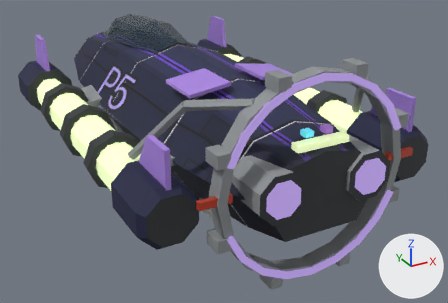
An edit to the glTF model public/assets/garage/frames/corona.glb, drawn before and after from the same camera.
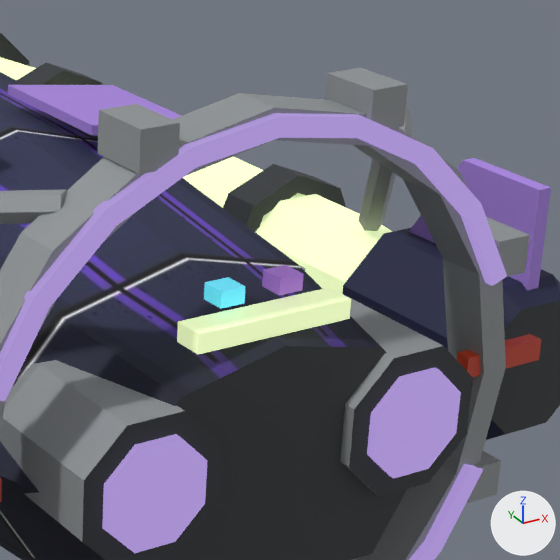
Each version appears first whole from a 50 mm lens placed at (-3.01, -6.2, 2.63), pointed at (0.39, -0.03, -0.46), and next in a close-up on the part from 52% to 94% of the width and 12% to 73% of the height. Every picture has the same lights, and +X, +Y and +Z are marked at lower right. The first two pictures are the older version. Where no turn or scale is listed for an object, it has been applied to the vertices. Vertices at exactly the same position are counted once.

The first close-up shows 'airbrake_R_body', 'body_static', 'elevon_R_body', 'stabiliser_ring_body'.
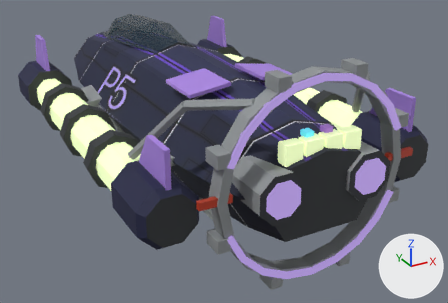
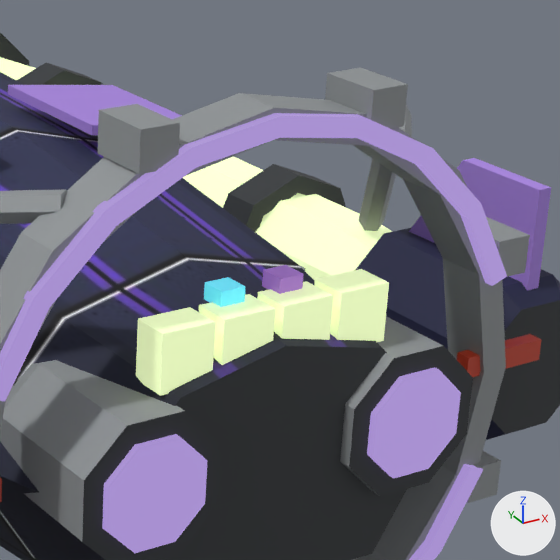
Where the change shows, as pixel boxes (x1, y1, x2, y2) in the close-ups (560 x 560 px; the box of a moved part takes in the faces that stretch with it):
part 1 of me_body_static, moved or reshaped
    before: (177, 288, 351, 354)
    after: (136, 307, 215, 396)
part 2 of me_body_static, added
    after: (199, 294, 275, 365)
part 3 of me_body_static, added
    after: (257, 281, 333, 340)
part 4 of me_body_static, added
    after: (314, 269, 389, 342)

What changed in the scene script:
```text
Change me_body_static:
    used by ob_body_static; location = (0.0, 0.0, 0.0)
    remove me_body_static.from_pydata(...)  # 714 vertices, 1336 faces; spans x -1.57..1.57, y -2.56..3.65, z -0.34..1.04
    add me_body_static.from_pydata(...)  # 744 vertices, 1384 faces; spans x -1.57..1.57, y -2.56..3.65, z -0.34..1.04
    me_body_static part 1: the loose piece of 10 vertices spanning x -0.26..0.26, y -2.45..-2.35, z 0.59..0.65 is scaled about its middle by (0.327, 1.2, 3), then moved by (-0.3, 0.0, -0.03)
    me_body_static part 2: the loose piece of 10 vertices spanning x -0.26..0.26, y -2.45..-2.35, z 0.59..0.65 is copied, and the copy is scaled about its middle by (0.327, 1.2, 3), then moved by (-0.1, 0.0, -0.03); it spans x -0.19..-0.01, y -2.46..-2.34, z 0.5..0.68
    me_body_static part 3: the loose piece of 10 vertices spanning x -0.26..0.26, y -2.45..-2.35, z 0.59..0.65 is copied, and the copy is scaled about its middle by (0.327, 1.2, 3), then moved by (0.1, 0.0, -0.03); it spans x 0.01..0.19, y -2.46..-2.34, z 0.5..0.68
    me_body_static part 4: the loose piece of 10 vertices spanning x -0.26..0.26, y -2.45..-2.35, z 0.59..0.65 is copied, and the copy is scaled about its middle by (0.327, 1.2, 3), then moved by (0.3, 0.0, -0.03); it spans x 0.22..0.38, y -2.46..-2.34, z 0.5..0.68
```
